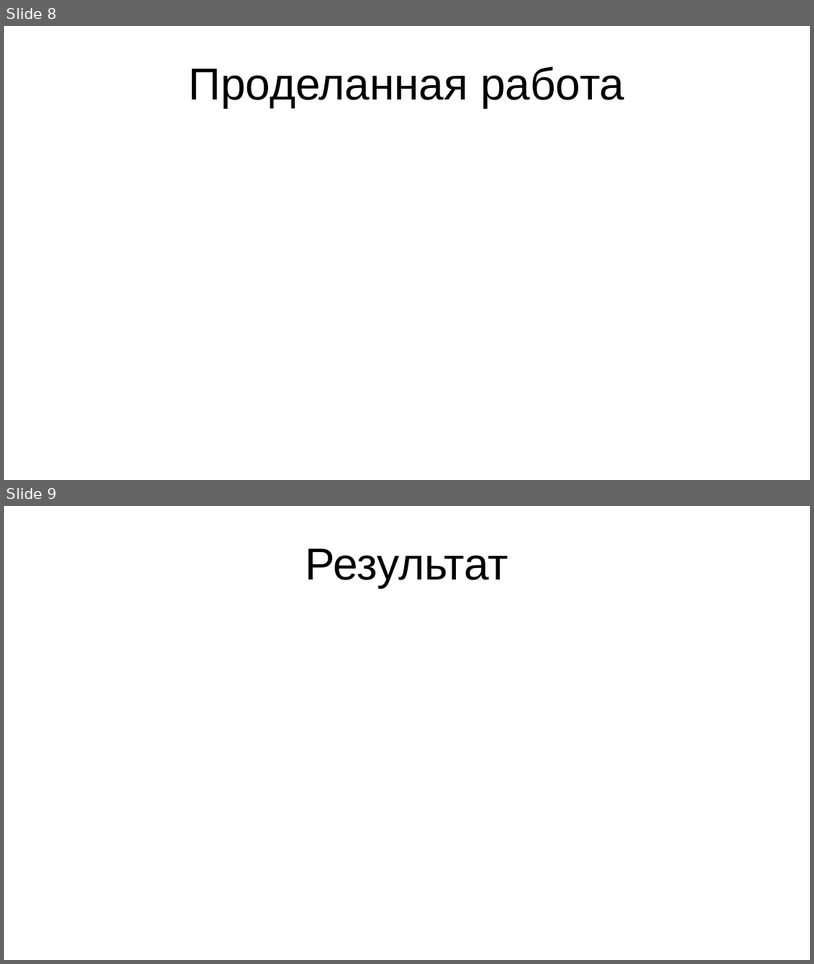
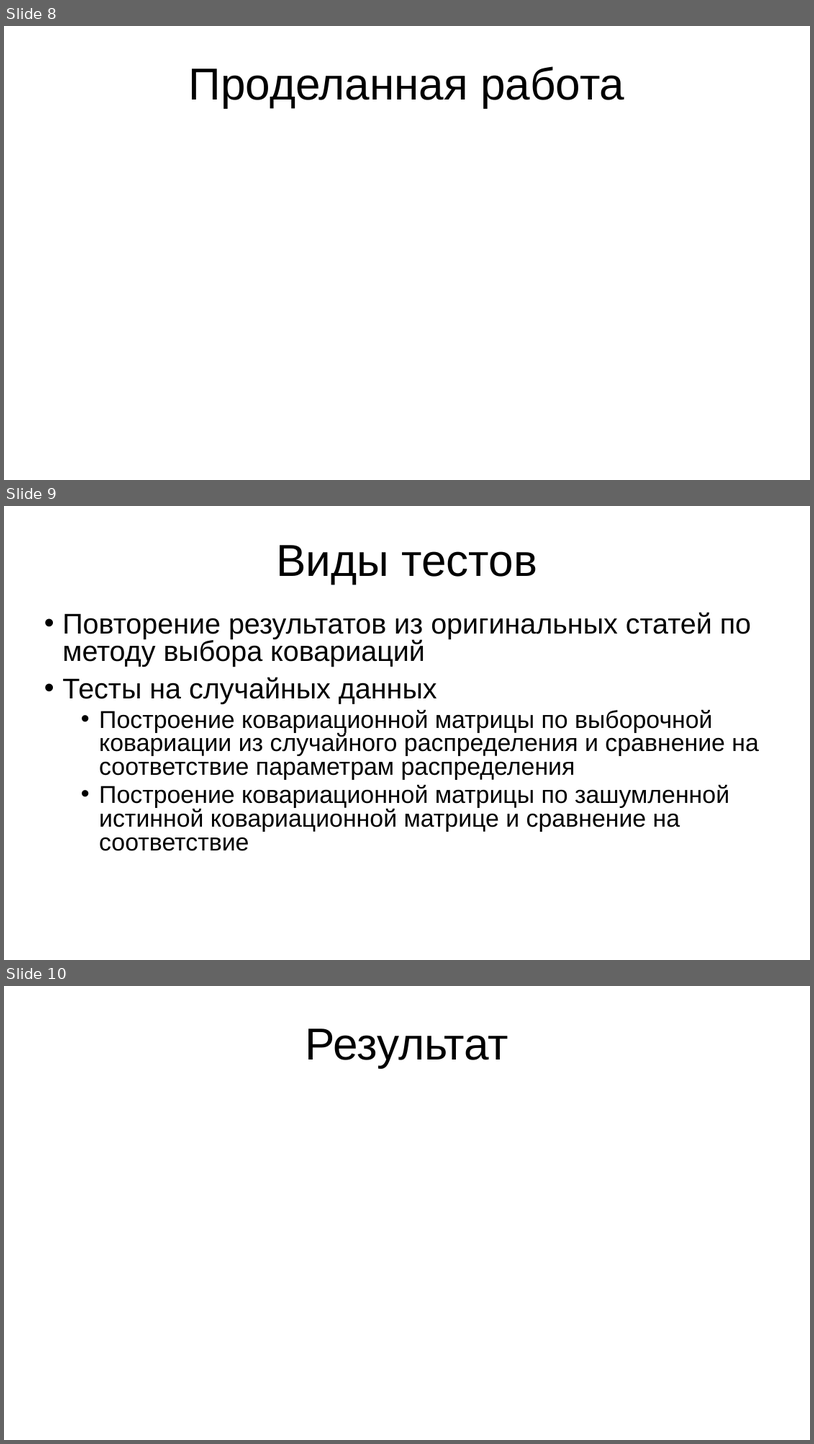
Before and after one commit to Apollon76/dempster_algorithm, a slide deck: Презентация.pptx. Shown one above the other, each under a label of ours: slides 8 and 9 before the commit, slides 8, 9 and 10 after it. The pictures are 814x964 and 814x1444 pixels, drawn with LibreOffice and Linux fonts; fonts in the diff are those of the drawing. Boxes give left, top, right and bottom in pixels: in the first picture for what was removed or moved away, otherwise in the second. Text is boxed around its words. In the diff, an @@ line names an element or a change of style, - is before the commit and + after.

Commit message:
Added test goals to presentation

```diff
--- a/Презентация.pptx
+++ b/Презентация.pptx
@@ slide 9 added at (4,506,810,960), background #FFFFFF @@
@@ title added at (276,545,538,584), 44 pt, text #000000 @@
+Виды тестов
@@ text added at (62,612,759,851), 24 pt, text #000000 @@
+• Повторение результатов из оригинальных статей по методу выбора ковариаций
+• Тесты на случайных данных
+  • Построение ковариационной матрицы по выборочной ковариации из случайного распределения и сравнение на соответствие параметрам распределения
+  • Построение ковариационной матрицы по зашумленной истинной ковариационной матрице и сравнение на соответствие
@@ what was slide 9 is now slide 10 @@
```
